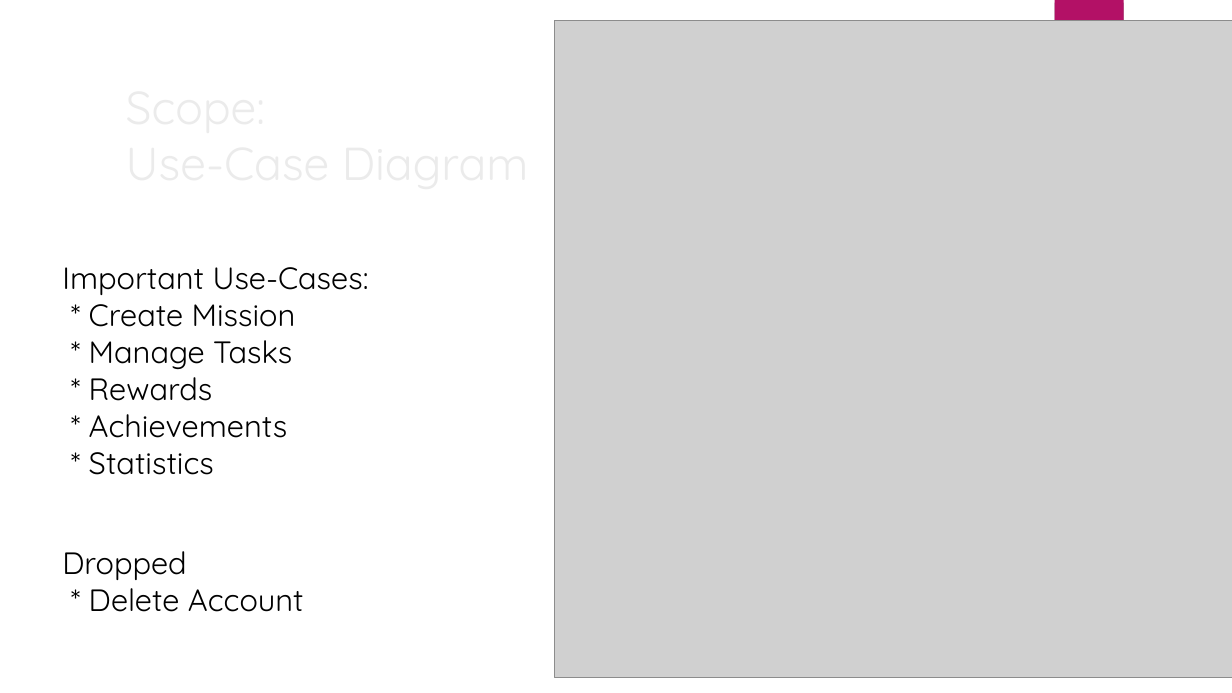
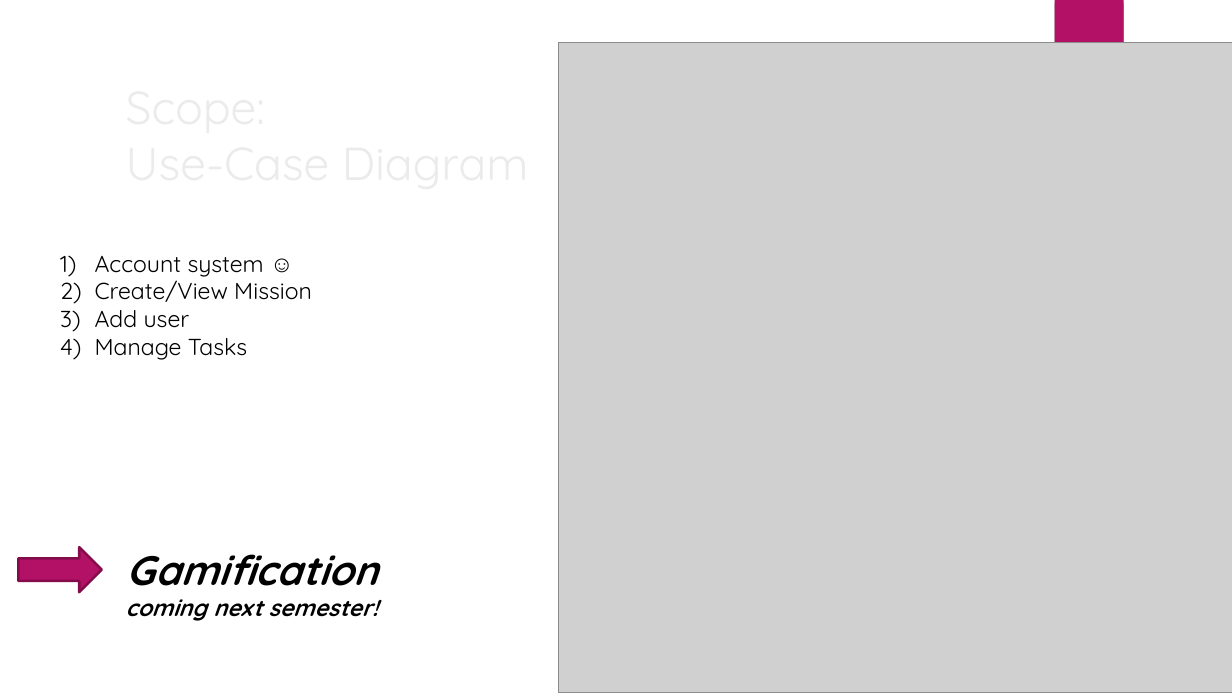
Before and after one commit to Mert-Guenduez/learnityourself, a slide deck: slide 7 of Documentation/Presentation/final_se.pptx. Drawn at 1232x693 pixels with LibreOffice and Linux fonts; fonts in the diff are those of the drawing; grey boxes stand for pictures; background and template pictures are left out. Boxes give left, top, right and bottom in pixels: in the first picture for what was removed or moved away, otherwise in the second. Text is boxed around its words. In the diff, an @@ line names an element or a change of style, - is before the commit and + after.

```diff
--- a/Documentation/Presentation/final_se.pptx
+++ b/Documentation/Presentation/final_se.pptx
@@ picture: place and size @@
-picture at [554,20,1232,677]
+picture at [558,42,1232,693]
@@ text at [95,256,312,360]: text changed; size 24 to 18 pt @@
-Important Use-Cases:
-* Create Mission
-* Manage Tasks
-* Rewards
-* Achievements
-* Statistics
+1) Account system ☺
+2) Create/View Mission
+3) Add user
+4) Manage Tasks
@@ right arrow added at [18,547,102,592], fill #B31166, outline #840C4B 2.01 pt @@
@@ text removed at [62,551,304,612] @@
-Dropped
-* Delete Account
@@ text added at [126,554,378,621], 18 pt, text #000000, bold, italic @@
+Gamification
+coming next semester!
```
Also in this commit, not shown: 6 other slides changed, 1 slide added, 2 slides removed, 1 other file.
